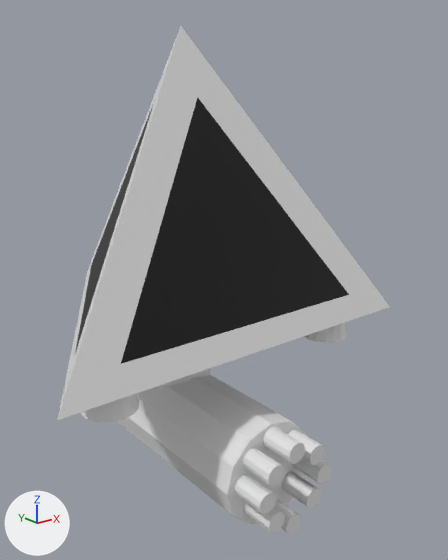
Two versions of the Blender file Assets/Universal/Models/Robot2.blend, one commit apart.
Rendered twice from a camera (50 mm lens) standing at (-2.09, -2.99, 3.29) and looking at (0.22, -0.1, 2.14). Arrows for +X, +Y and +Z are at lower left; the lights stay in place.
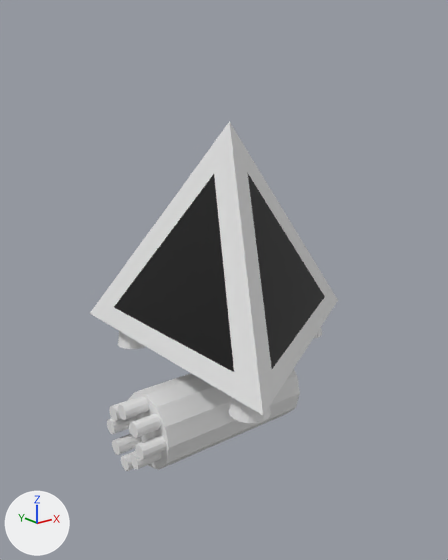
Commit message: robot2 ai work started

Changed parts and their boxes [x1, y1, x2, y2] in the pictures (448 x 560 px):
'Cone', moved, turned, rescaled
    before: [58, 26, 390, 420]
    after: [90, 121, 338, 415]
'Cylinder.004', moved, turned, rescaled
    before: [117, 374, 306, 525]
    after: [128, 369, 300, 470]
'Cylinder.005', moved, turned, rescaled
    before: [263, 427, 305, 464]
    after: [118, 397, 149, 420]
'Cylinder.011', moved, turned, rescaled
    before: [234, 475, 277, 514]
    after: [107, 416, 136, 434]
'Cylinder', moved, rescaled
    before: [81, 393, 139, 422]
    after: [117, 331, 146, 349]
'Cylinder.009', moved, turned, rescaled
    before: [281, 472, 322, 509]
    after: [130, 452, 161, 470]
'Cylinder.012', moved, turned, rescaled
    before: [243, 448, 285, 487]
    after: [109, 398, 134, 421]
'Cylinder.001', moved, rescaled
    before: [304, 322, 347, 343]
    after: [229, 397, 271, 423]
'Cylinder.006', moved, turned, rescaled
    before: [288, 430, 325, 465]
    after: [129, 414, 161, 438]
'Cylinder.007', moved, turned, rescaled
    before: [292, 458, 332, 484]
    after: [135, 435, 167, 460]
'Cylinder.010', moved, turned, rescaled
    before: [244, 502, 285, 533]
    after: [112, 434, 142, 455]
'Cylinder.008', moved, turned, rescaled
    before: [274, 499, 302, 534]
    after: [121, 451, 136, 471]

The edits, one by one:
Object 'Cone' (ob_cone) moves from (0.0, 0.0, 2.755) to (0.155, -0.232, 2.467).
Object 'Cone' (ob_cone) turns from (0, 0, 0) to (0, 0, -90) degrees about x, y and z.
Object 'Cone' (ob_cone) is rescaled from (1.34, 1.34, 0.85) to (1.0, 1.0, 0.636).
Object 'Cylinder' (ob_cylinder) moves from (-0.789, -0.441, 2.027) to (-0.175, 0.358, 1.788).
Object 'Cylinder' (ob_cylinder) is rescaled from (0.114, 0.114, 0.114) to (0.085, 0.085, 0.0487).
Object 'Cylinder.001' (ob_cylinder_001) moves from (0.785, -0.449, 2.027) to (-0.181, -0.819, 1.788).
Object 'Cylinder.001' (ob_cylinder_001) is rescaled from (0.114, 0.114, 0.114) to (0.085, 0.085, 0.0487).
Object 'Cylinder.004' (ob_cylinder_004) moves from (-0.02, -0.136, 1.228) to (0.053, -0.23, 1.384).
Object 'Cylinder.004' (ob_cylinder_004) turns from (90, 0, 0) to (90, 0, -90) degrees about x, y and z.
Object 'Cylinder.004' (ob_cylinder_004) is rescaled from (0.31, 0.31, 0.682) to (0.232, 0.232, 0.51).
Object 'Cylinder.005' (ob_cylinder_005) moves from (-0.023, -0.391, 1.457) to (-0.137, -0.228, 1.556).
Object 'Cylinder.005' (ob_cylinder_005) turns from (90, 0, 0) to (90, 0, -90) degrees about x, y and z.
Object 'Cylinder.005' (ob_cylinder_005) is rescaled from (0.0596, 0.0596, 0.629) to (0.0446, 0.0446, 0.471).
Object 'Cylinder.006' (ob_cylinder_006) moves from (0.136, -0.391, 1.382) to (-0.137, -0.347, 1.499).
Object 'Cylinder.006' (ob_cylinder_006) turns from (90, 0, 0) to (90, 0, -90) degrees about x, y and z.
Object 'Cylinder.006' (ob_cylinder_006) is rescaled from (0.0596, 0.0596, 0.629) to (0.0446, 0.0446, 0.471).
Object 'Cylinder.007' (ob_cylinder_007) moves from (0.202, -0.391, 1.231) to (-0.137, -0.397, 1.387).
Object 'Cylinder.007' (ob_cylinder_007) turns from (90, 0, 0) to (90, 0, -90) degrees about x, y and z.
Object 'Cylinder.007' (ob_cylinder_007) is rescaled from (0.0596, 0.0596, 0.629) to (0.0446, 0.0446, 0.471).
Object 'Cylinder.008' (ob_cylinder_008) moves from (-0.025, -0.391, 1.016) to (-0.137, -0.226, 1.225).
Object 'Cylinder.008' (ob_cylinder_008) turns from (90, 0, 0) to (90, 0, -90) degrees about x, y and z.
Object 'Cylinder.008' (ob_cylinder_008) is rescaled from (0.0596, 0.0596, 0.629) to (0.0446, 0.0446, 0.471).
Object 'Cylinder.009' (ob_cylinder_009) moves from (0.125, -0.391, 1.11) to (-0.137, -0.339, 1.296).
Object 'Cylinder.009' (ob_cylinder_009) turns from (90, 0, 0) to (90, 0, -90) degrees about x, y and z.
Object 'Cylinder.009' (ob_cylinder_009) is rescaled from (0.0596, 0.0596, 0.629) to (0.0446, 0.0446, 0.471).
Object 'Cylinder.010' (ob_cylinder_010) moves from (-0.157, -0.391, 1.091) to (-0.137, -0.128, 1.282).
Object 'Cylinder.010' (ob_cylinder_010) turns from (90, 0, 0) to (90, 0, -90) degrees about x, y and z.
Object 'Cylinder.010' (ob_cylinder_010) is rescaled from (0.0596, 0.0596, 0.629) to (0.0446, 0.0446, 0.471).
Object 'Cylinder.011' (ob_cylinder_011) moves from (-0.223, -0.391, 1.242) to (-0.137, -0.078, 1.394).
Object 'Cylinder.011' (ob_cylinder_011) turns from (90, 0, 0) to (90, 0, -90) degrees about x, y and z.
Object 'Cylinder.011' (ob_cylinder_011) is rescaled from (0.0596, 0.0596, 0.629) to (0.0446, 0.0446, 0.471).
Object 'Cylinder.012' (ob_cylinder_012) moves from (-0.166, -0.391, 1.383) to (-0.137, -0.121, 1.5).
Object 'Cylinder.012' (ob_cylinder_012) turns from (90, 0, 0) to (90, 0, -90) degrees about x, y and z.
Object 'Cylinder.012' (ob_cylinder_012) is rescaled from (0.0596, 0.0596, 0.629) to (0.0446, 0.0446, 0.471).
